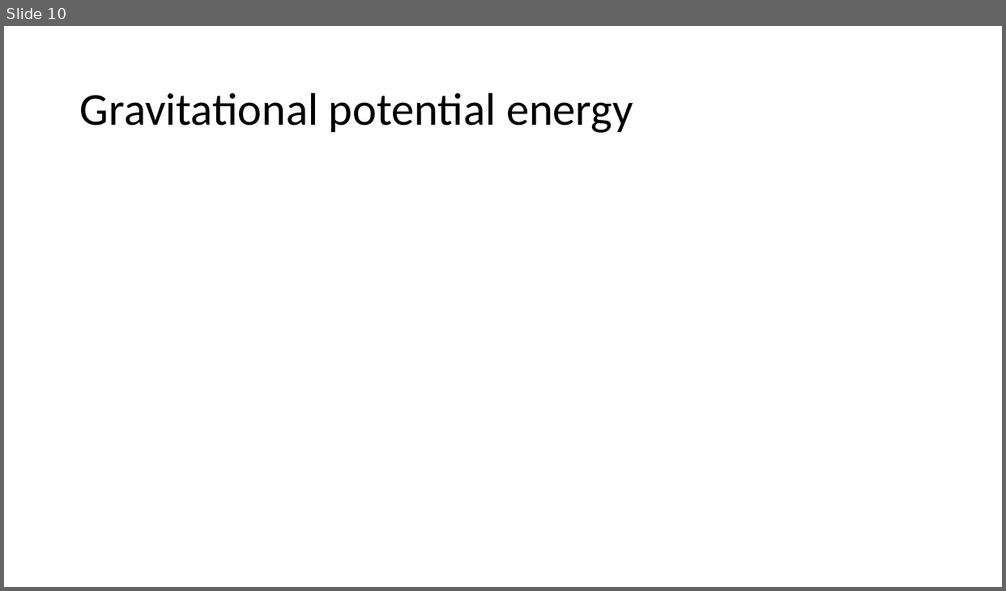
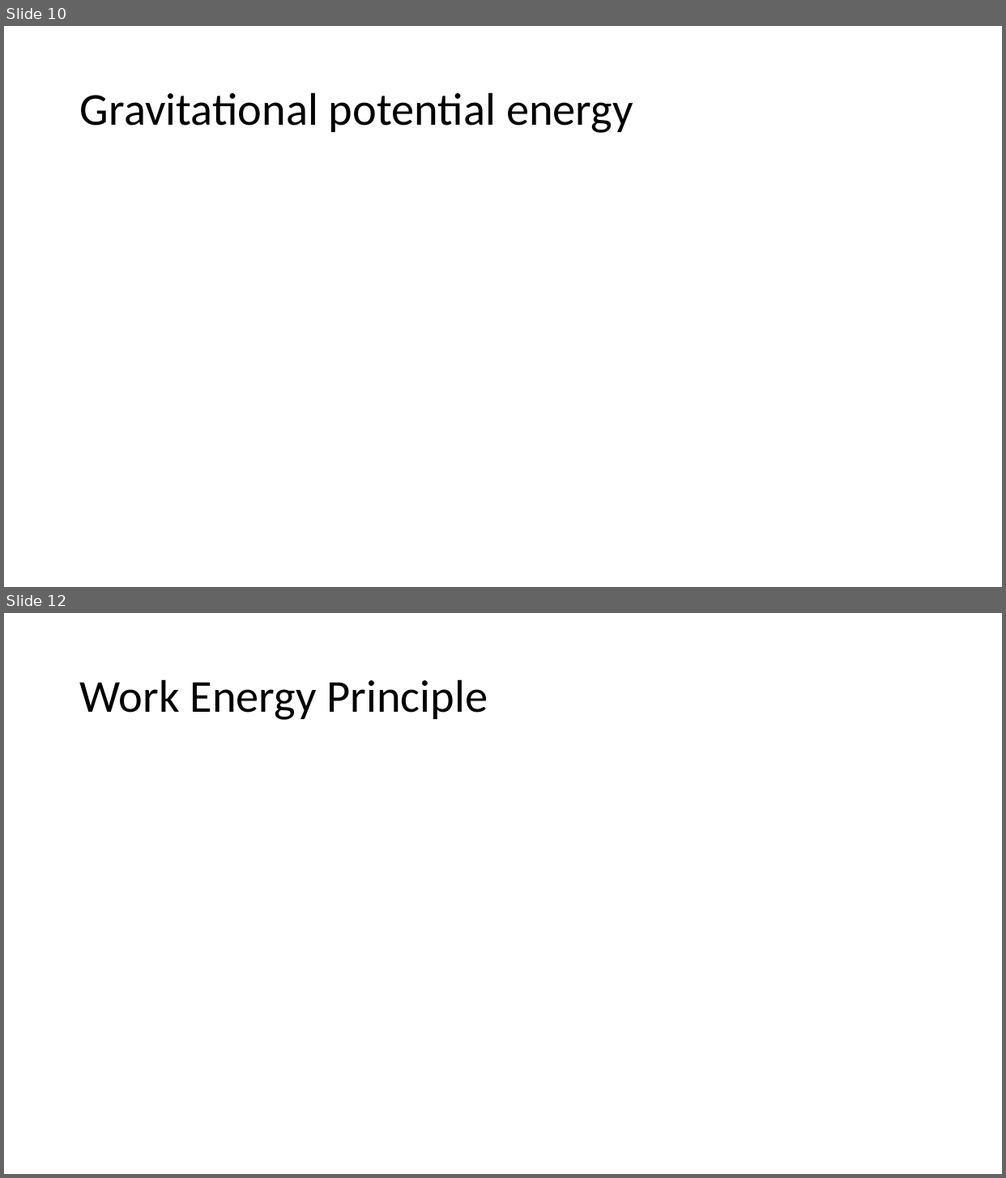
Before and after one commit to acsabai/acsabai.github.io, a slide deck: classes/Physics9ab/downloads/energy.pptx. Shown one above the other, each under a label of ours: slide 10 before the commit, slides 10 and 12 after it; the slides between them are not shown. The pictures are 1006x591 and 1006x1178 pixels, drawn with LibreOffice and Linux fonts; fonts in the diff are those of the drawing; grey boxes stand for pictures. Boxes give left, top, right and bottom in pixels: in the first picture for what was removed or moved away, otherwise in the second. Text is boxed around its words. In the diff, an @@ line names an element or a change of style, - is before the commit and + after.

```diff
--- a/classes/Physics9ab/downloads/energy.pptx
+++ b/classes/Physics9ab/downloads/energy.pptx
@@ slide 12 added at (4, 613, 1002, 1174), background #FFFFFF @@
@@ title added at (80, 679, 488, 720), 44 pt, text #000000 @@
+Work Energy Principle
```
Also in this commit, not shown: 8 other slides added.
